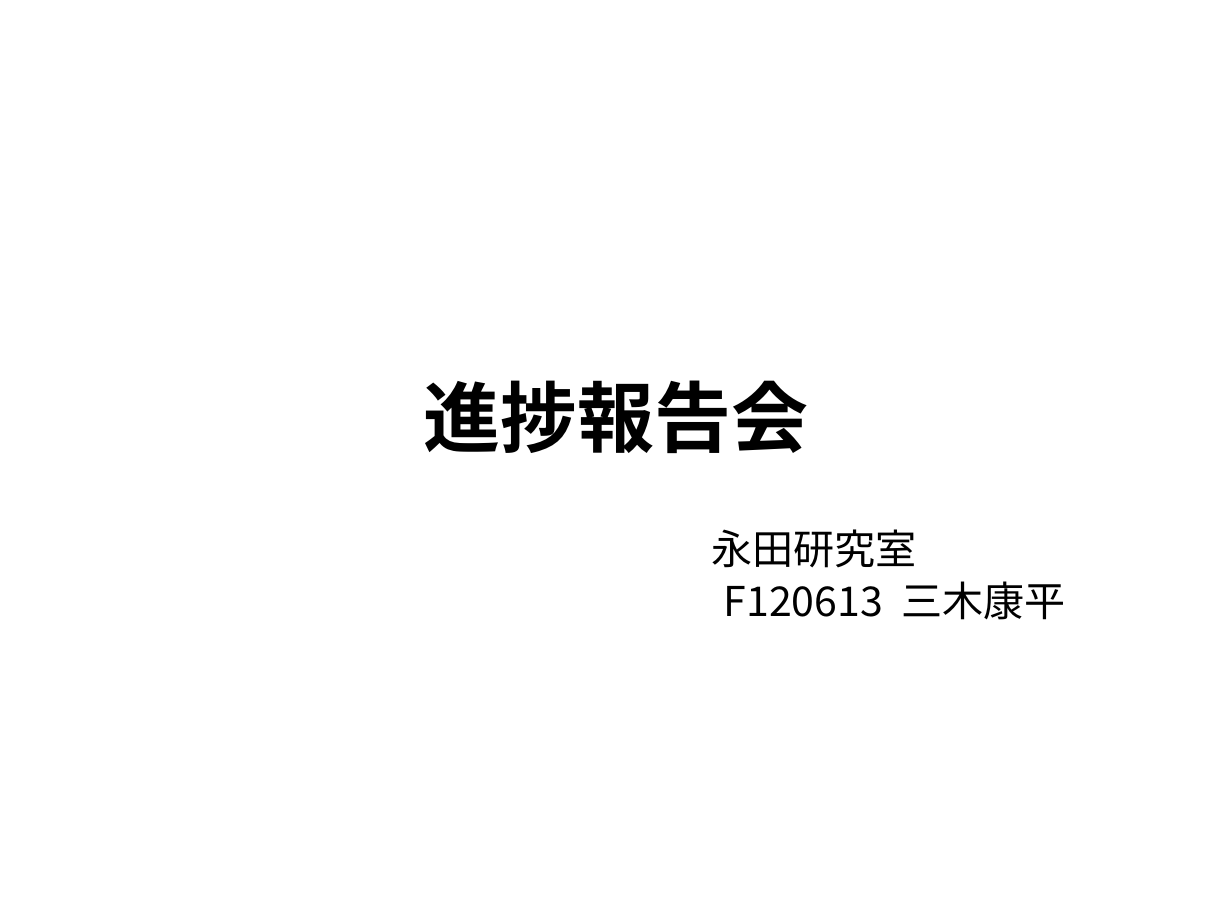
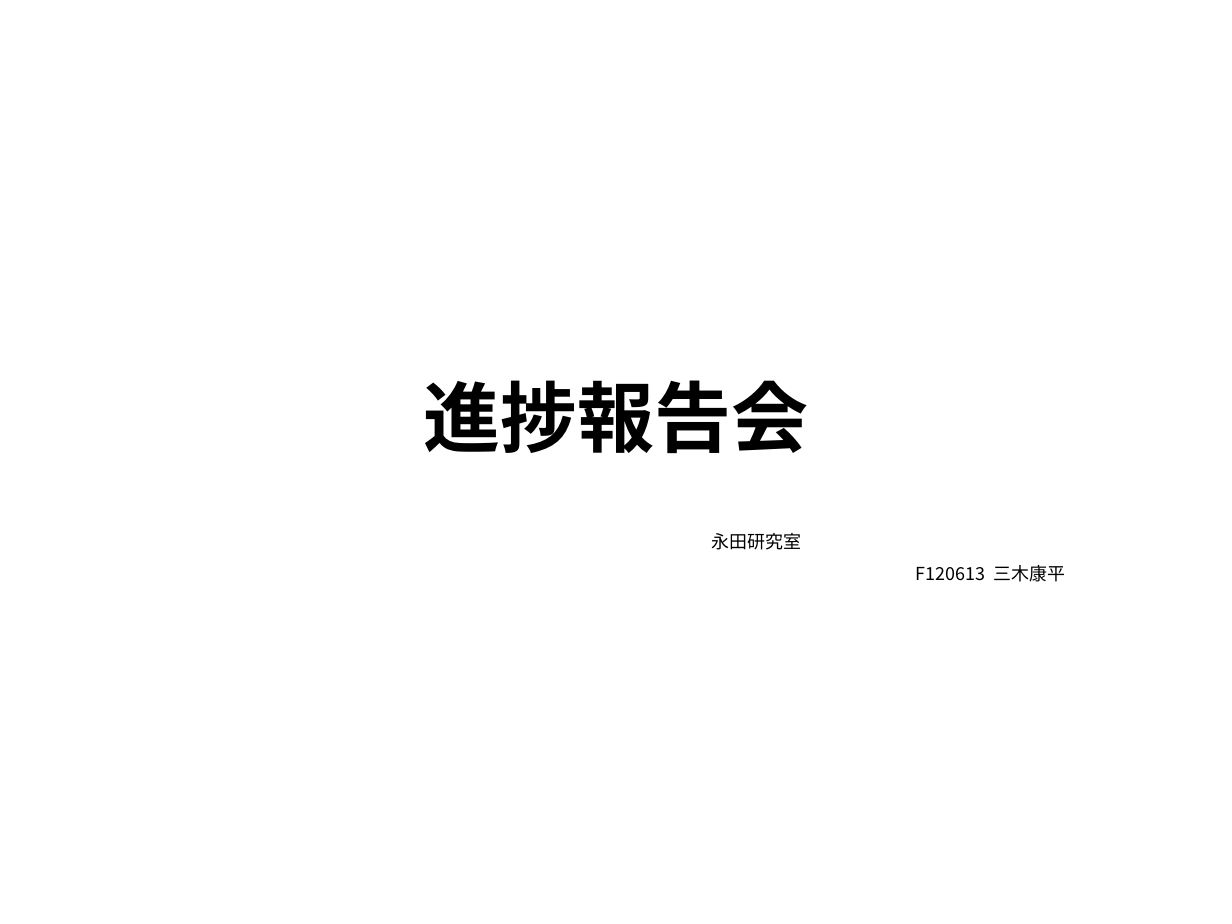
Before and after one commit to rurusasu/Diary, a slide deck: slide 1 of 報告会_パワポ/2021_0427 - コピー.pptx. Drawn at 1232x924 pixels with LibreOffice and Linux fonts; fonts in the diff are those of the drawing. Boxes give left, top, right and bottom in pixels: in the first picture for what was removed or moved away, otherwise in the second. Text is boxed around its words. In the diff, an @@ line names an element or a change of style, - is before the commit and + after.

```diff
--- a/報告会_パワポ/2021_0427 - コピー.pptx
+++ b/報告会_パワポ/2021_0427 - コピー.pptx
@@ text "永田研究室" at <box>711,533,1066,582</box>: size 24 to 10.6 pt; line spacing 0.8 to 0.9 @@
```
Also in this commit, not shown: 3 other slides changed, 1 other file.
